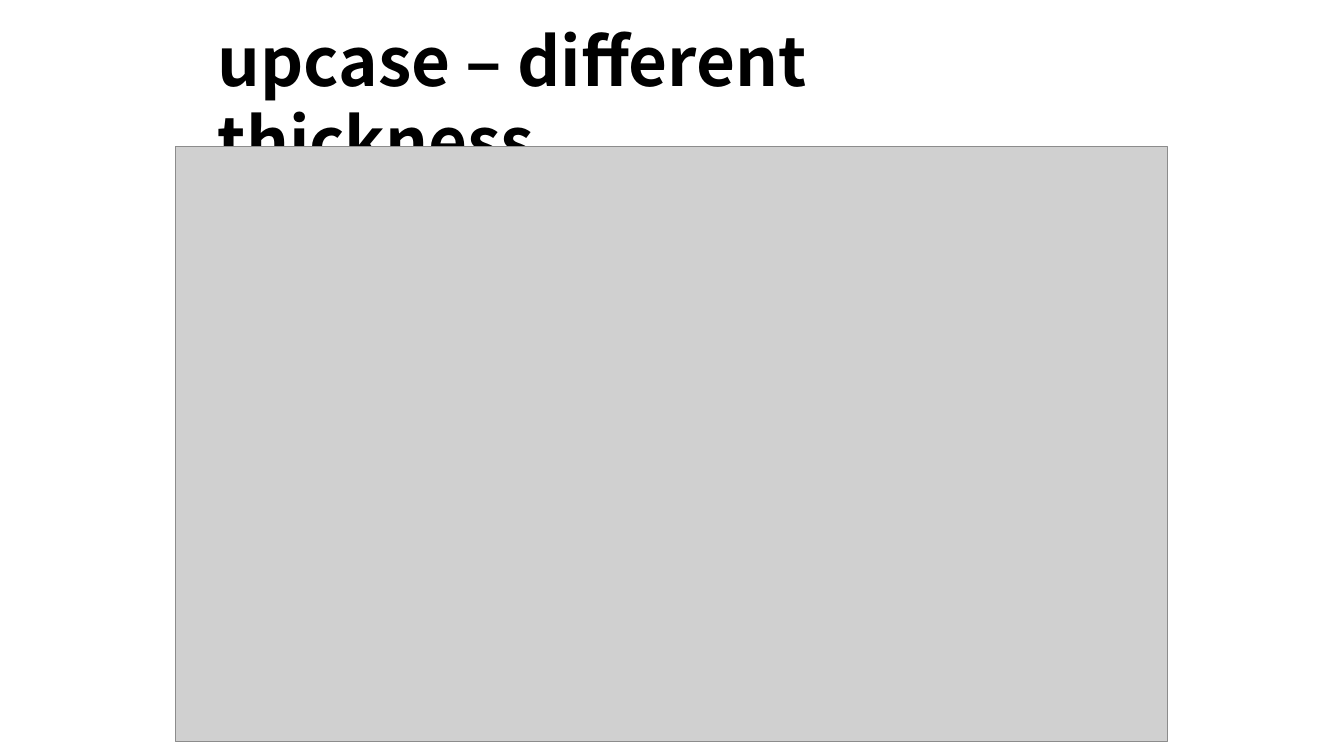
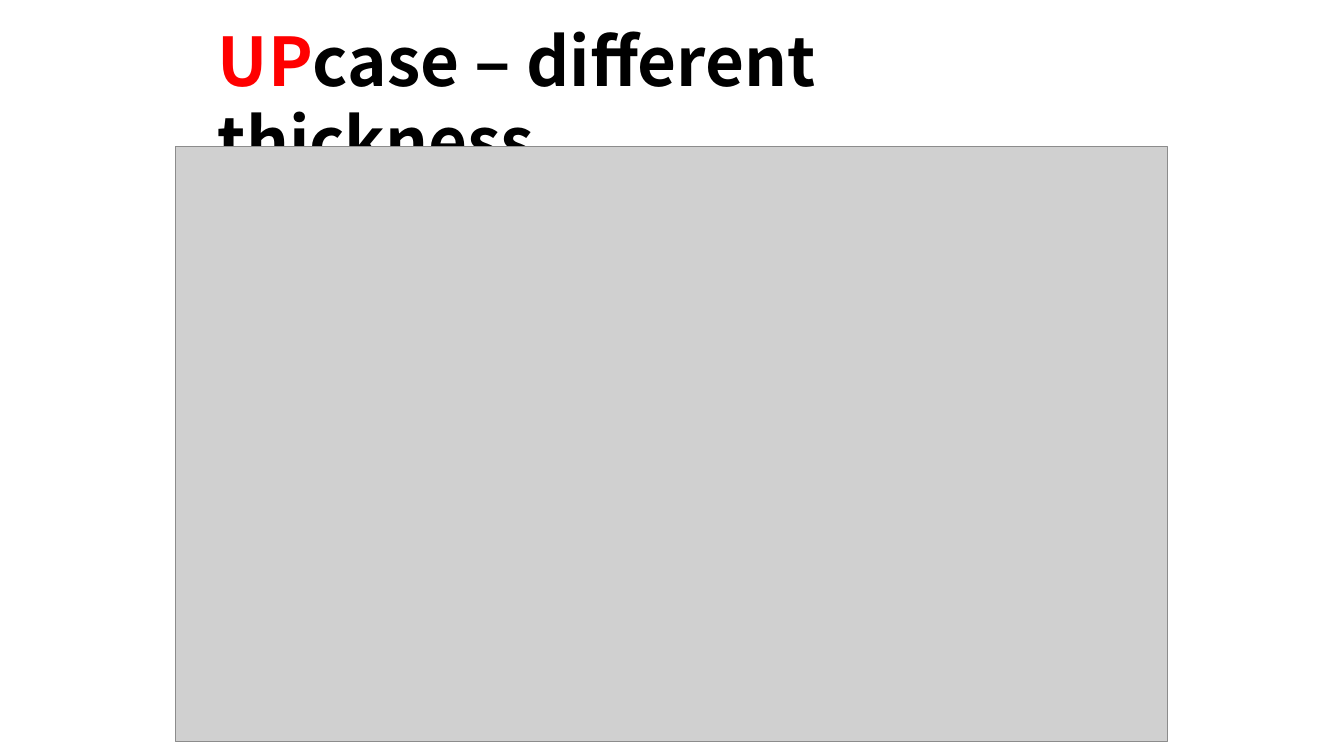
Before and after one commit to ominseo5/robotory_SoftFinger, a slide deck: slide 11 of LabLog.pptx. Drawn at 1344x756 pixels with LibreOffice and Linux fonts; fonts in the diff are those of the drawing; grey boxes stand for pictures. Boxes give left, top, right and bottom in pixels: in the first picture for what was removed or moved away, otherwise in the second. Text is boxed around its words. In the diff, an @@ line names an element or a change of style, - is before the commit and + after.

```diff
--- a/LabLog.pptx
+++ b/LabLog.pptx
@@ text at [218, 31, 816, 147]: text changed @@
-upcase – different thickness
+UPcase – different thickness
```
Also in this commit, not shown: 14 other slides changed, 7 other files.
